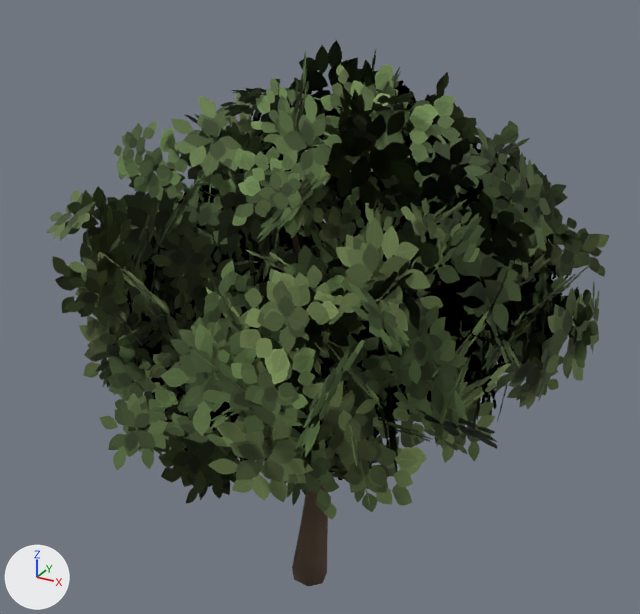
The glTF model web/public/models/trees/broadleaf_0.glb as it was, and as the next commit left it.
The view is the same before and after, from a camera (50 mm lens) standing at (0.661, -1.137, 1.129) and looking at (0.018, 0.032, 0.544). Arrows for +X, +Y and +Z are at lower left; the lights stay in place. The first picture is the older version.

Script lines for the objects in view, before the commit:
```python
ob_broadleaf_0 = bpy.data.objects.new('broadleaf_0', me_broadleaf_0)
ob_broadleaf_0.location = (0.0, 0.0, 0.0)
```
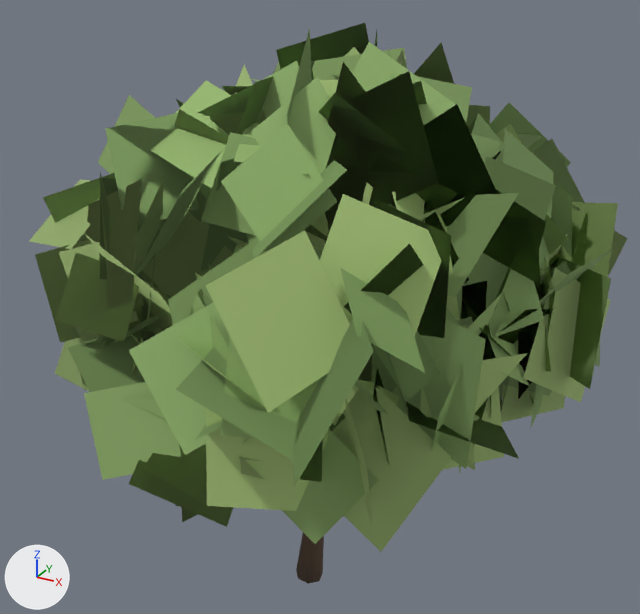
Boxes [x1, y1, x2, y2] around the edits, measured in the pictures (640 x 614 px; the box of a moved part takes in the faces that stretch with it):
'broadleaf_0', surface changed, reshaped (lighter, 7% wider)
    before: [47, 40, 609, 586]
    after: [29, 23, 628, 584]
part 1 of me_broadleaf_0, moved or reshaped
    before: [292, 485, 328, 586]
    after: [296, 533, 324, 584]
part 2 of me_broadleaf_0, surface changed (lighter)
    before: [47, 40, 609, 520]
    after: [29, 23, 628, 552]

Patch to the scene script:
```diff
--- a/web/public/models/trees/broadleaf_0.glb.py
+++ b/web/public/models/trees/broadleaf_0.glb.py
@@ mat_foliage @@
 mat_foliage = bpy.data.materials.new('foliage')
-# nodes: BsdfPrincipled, Math x3, Mix, OutputMaterial, TexImage, VertexColor
-# uses the picture img_image_0
+# nodes: BsdfPrincipled, Math x2, OutputMaterial, VertexColor
@@ me_broadleaf_0 @@
 me_broadleaf_0.from_pydata(...)  # 3097 vertices, 1748 faces; spans x -0.46..0.46, y -0.5..0.5, z 0.0..1.0
 # used by ob_broadleaf_0; location = (0.0, 0.0, 0.0)
+# me_broadleaf_0 part 1: the loose piece of 49 vertices spanning x -0.028..0.04, y -0.017..0.048, z 0.0..0.326 is multiplied about its middle by the matrix ((0.753, 0.0, 0.017), (0.0, 0.75, 0.004), (0.026, 0.004, 0.999)), then moved by (0.003, 0.0, -0.001)
+# me_broadleaf_0 part 2: texture (UV) coordinates of 1440 of 1748 faces, centred in x -0.414..0.423, y -0.423..0.452, z 0.329..0.935, changed; they spanned u 0.0..0.5, v 0.51..0.99 and now span u 0.0..0.5, v 0.75..1.0
 me_broadleaf_0.materials.append(mat_bark)
```
